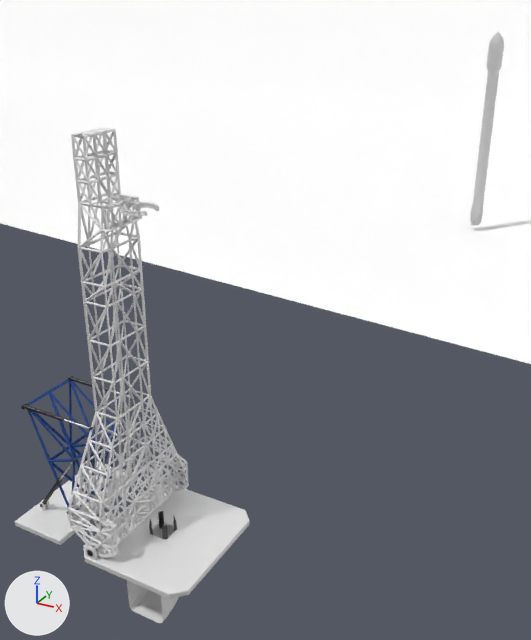
The Blender file f9r-v2.blend: old version first, new version second.
Both versions are drawn from a 50 mm lens placed at (61.0, -276.0, 79.0), pointed at (-22.0, -125.0, 4.0). The axes (+X, +Y, +Z) are drawn at lower left. The lights are the same throughout.

In view in the first picture: 'ground', 'launch clamps', 'launchpad', 'stage one skin', 'strongback', 'strongback a frame', 'strongback left clamp', 'strongback primary cylinder', 'strongback primary piston', 'strongback right clamp', 'strongback secondary cylinder', 'strongback secondary piston'.
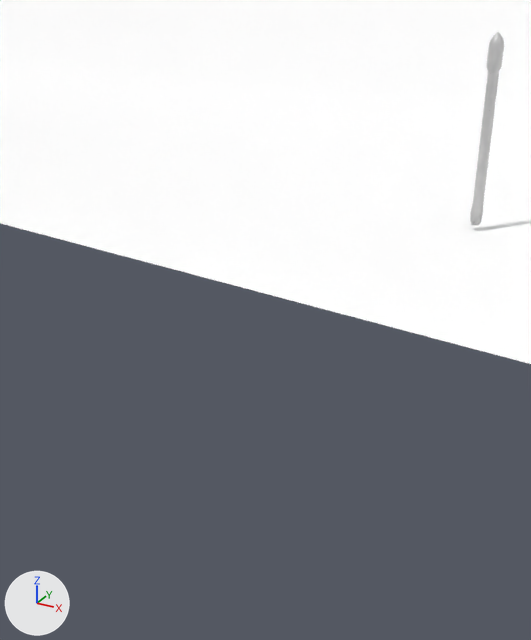
What differs and where, as boxes [x1, y1, x2, y2] in the pictures (531 x 640 px; the box of a moved part takes in the faces that stretch with it):
'strongback', hidden: before [68, 128, 189, 558]
'launchpad', hidden: before [15, 461, 250, 624]
'strongback a frame', hidden (blue): before [27, 379, 117, 515]
'strongback secondary cylinder', no longer drawn: before [21, 376, 109, 422]
'launch clamps', hidden: before [149, 511, 177, 539]
'strongback left clamp', hidden: before [129, 202, 159, 211]
'strongback primary cylinder', hidden: before [40, 446, 103, 507]
'strongback right clamp', hidden: before [119, 206, 147, 216]
'strongback secondary piston', hidden: before [64, 390, 136, 430]
'strongback primary piston', hidden: before [59, 428, 117, 481]
part 1 of me_launchpad, moved or reshaped (not visible afterwards): before [15, 461, 136, 545]
part 2 of me_strongback, built on: before [77, 195, 137, 253]

The change, as a diff of the scene's bpy script:
```diff
--- a/f9r-v2.blend.py
+++ b/f9r-v2.blend.py
@@ me_launchpad @@
-me_launchpad.from_pydata(...)  # 832 vertices, 490 faces; spans x -23.0..11.0, y -11.0..11.0, z -13.4..2.1
+me_launchpad.from_pydata(...)  # 960 vertices, 562 faces; spans x -20.5..11.0, y -11.0..11.0, z -13.4..2.1
+# me_launchpad part 1: 322 vertices moved from x -23.0..-14.5, y -10.0..10.0, z -1.0..2.1 to x -20.5..-14.5, y -10.0..10.0, z -1.0..2.1
 me_launchpad.materials.append(mat_light_metal)
@@ me_strongback @@
 # used by ob_strongback; parent = ob_launchpad; location = (-6.0, 0.0, 1.0)
-me_strongback.from_pydata(...)  # 256 vertices, 261 faces; spans x -3.9..4.0, y -10.0..10.0, z -0.3..62.0
+me_strongback.from_pydata(...)  # 260 vertices, 269 faces; spans x -3.9..4.0, y -10.0..10.0, z -0.3..62.0
+# me_strongback part 2
+# 5 faces are deleted
+# 4 vertices are added at (-2.0, 3.5, 50.0), (-2.0, 1.5, 50.0), (-2.0, -1.5, 50.0), (-2.0, -3.5, 50.0)
+# 13 new faces join them
 me_strongback.materials.append(mat_light_metal)
@@ me_strongback_a_frame @@
 # used by ob_strongback_a_frame; parent = ob_launchpad; location = (-15.0, 0.0, 1.7); rotation_euler = (0.0, 1.222, 0.0), in degrees (0, 70, 0)
-me_strongback_a_frame.from_pydata(...)  # 12 vertices, 14 faces; spans x -19.3..0.7, y -5.0..5.0, z -0.2..5.8
+me_strongback_a_frame.from_pydata(...)  # 96 vertices, 91 faces; spans x -18.8..0.4, y -4.8..0.0, z -0.2..6.0
+# me_strongback_a_frame part 3: the whole mesh is rebuilt
 me_strongback_a_frame.materials.append(mat_blue_metal)
@@ ob_launchpad @@
 ob_launchpad = bpy.data.objects.new('launchpad', me_launchpad)
-ob_launchpad.location = (0.0, -200.0, 0.0)
+ob_launchpad.location = (0.0, 0.0, 0.0)
 _m = ob_launchpad.modifiers.new('Bevel', 'BEVEL')
@@ ob_launchpad @@
 _m = ob_launchpad.modifiers.new('EdgeSplit', 'EDGE_SPLIT')
 _m.split_angle = 0.209
+ob_launchpad.hide_set(True)  # its collection is switched off
@@ ob_launch_clamps @@
 _m = ob_launch_clamps.modifiers.new('EdgeSplit', 'EDGE_SPLIT')
+ob_launch_clamps.hide_set(True)  # its collection is switched off
@@ ob_strongback @@
 _m = ob_strongback.modifiers.new('Wireframe', 'WIREFRAME')
 _m.use_boundary = True
+ob_strongback.hide_set(True)  # its collection is switched off
@@ ob_strongback_right_clamp @@
 _m = ob_strongback_right_clamp.modifiers.new('Wireframe', 'WIREFRAME')
 _m.use_boundary = True
+ob_strongback_right_clamp.hide_set(True)  # its collection is switched off
@@ ob_strongback_left_clamp @@
 ob_strongback_left_clamp = bpy.data.objects.new('strongback left clamp', me_strongback_clamp)
-ob_strongback_left_clamp.location = (-2.8, -199.0, 53.5)
+ob_strongback_left_clamp.location = (0.0, 0.0, 0.0)
 _m = ob_strongback_left_clamp.modifiers.new('Triangulate', 'TRIANGULATE')
@@ ob_strongback_left_clamp @@
 _m = ob_strongback_left_clamp.modifiers.new('Wireframe', 'WIREFRAME')
 _m.use_boundary = True
+ob_strongback_left_clamp.hide_set(True)  # its collection is switched off
@@ ob_strongback_a_frame @@
 ob_strongback_a_frame.location = (-15.0, 0.0, 1.7)
-ob_strongback_a_frame.rotation_euler = (0.0, 1.222, 0.0)  # degrees (0, 70, 0)
-_m = ob_strongback_a_frame.modifiers.new('Triangulate', 'TRIANGULATE')
-_m = ob_strongback_a_frame.modifiers.new('Wireframe', 'WIREFRAME')
-_m.thickness = 0.5
-_m.use_boundary = True
+ob_strongback_a_frame.rotation_euler = (0.0, 1.134, 0.0)  # degrees (0, 65, 0)
+_m = ob_strongback_a_frame.modifiers.new('Mirror', 'MIRROR')
+_m.use_axis = (False, True, False)
+_m = ob_strongback_a_frame.modifiers.new('Bevel', 'BEVEL')
+_m.width = 0.01
+_m.width_pct = 0.01
+_m.spread = 0.0
+ob_strongback_a_frame.hide_set(True)  # its collection is switched off
@@ ob_strongback_secondary_piston @@
 ob_strongback_secondary_piston = bpy.data.objects.new('strongback secondary piston', me_strongback_primary_piston)
-ob_strongback_secondary_piston.location = (-8.3, -200.0, 19.7)
-ob_strongback_secondary_piston.rotation_euler = (0.0, 1.578, 0.0)  # degrees (0, 90, 0)
+ob_strongback_secondary_piston.location = (0.0, 0.0, 0.0)
 _m = ob_strongback_secondary_piston.modifiers.new('Mirror', 'MIRROR')
@@ ob_strongback_secondary_piston @@
 _m = ob_strongback_secondary_piston.modifiers.new('EdgeSplit', 'EDGE_SPLIT')
+ob_strongback_secondary_piston.hide_set(True)  # its collection is switched off
@@ ob_strongback_secondary_cylinder @@
 ob_strongback_secondary_cylinder = bpy.data.objects.new('strongback secondary cylinder', me_strongback_cylinder)
-ob_strongback_secondary_cylinder.location = (-21.8, -200.0, 19.8)
-ob_strongback_secondary_cylinder.rotation_euler = (0.0000123, -1.564, -0.0000122)  # degrees (0, -90, -0)
+ob_strongback_secondary_cylinder.location = (0.0, 0.0, 0.0)
 _m = ob_strongback_secondary_cylinder.modifiers.new('Mirror', 'MIRROR')
@@ ob_strongback_primary_piston @@
 ob_strongback_primary_piston = bpy.data.objects.new('strongback primary piston', me_strongback_primary_piston)
-ob_strongback_primary_piston.location = (-12.7, -200.0, 12.5)
-ob_strongback_primary_piston.rotation_euler = (0.0, 0.626, 0.0)  # degrees (0, 36, 0)
+ob_strongback_primary_piston.location = (0.0, 0.0, 0.0)
 _m = ob_strongback_primary_piston.modifiers.new('Mirror', 'MIRROR')
@@ ob_strongback_primary_piston @@
 _m = ob_strongback_primary_piston.modifiers.new('EdgeSplit', 'EDGE_SPLIT')
+ob_strongback_primary_piston.hide_set(True)  # its collection is switched off
@@ ob_strongback_primary_cylinder @@
 ob_strongback_primary_cylinder = bpy.data.objects.new('strongback primary cylinder', me_strongback_cylinder)
-ob_strongback_primary_cylinder.location = (-21.0, -200.0, 1.0)
-ob_strongback_primary_cylinder.rotation_euler = (0.0, -2.516, 0.0)  # degrees (0, -144, 0)
+ob_strongback_primary_cylinder.location = (0.0, 0.0, 0.0)
 _m = ob_strongback_primary_cylinder.modifiers.new('Mirror', 'MIRROR')
@@ ob_strongback_primary_cylinder @@
 _m = ob_strongback_primary_cylinder.modifiers.new('EdgeSplit', 'EDGE_SPLIT')
+ob_strongback_primary_cylinder.hide_set(True)  # its collection is switched off
```
